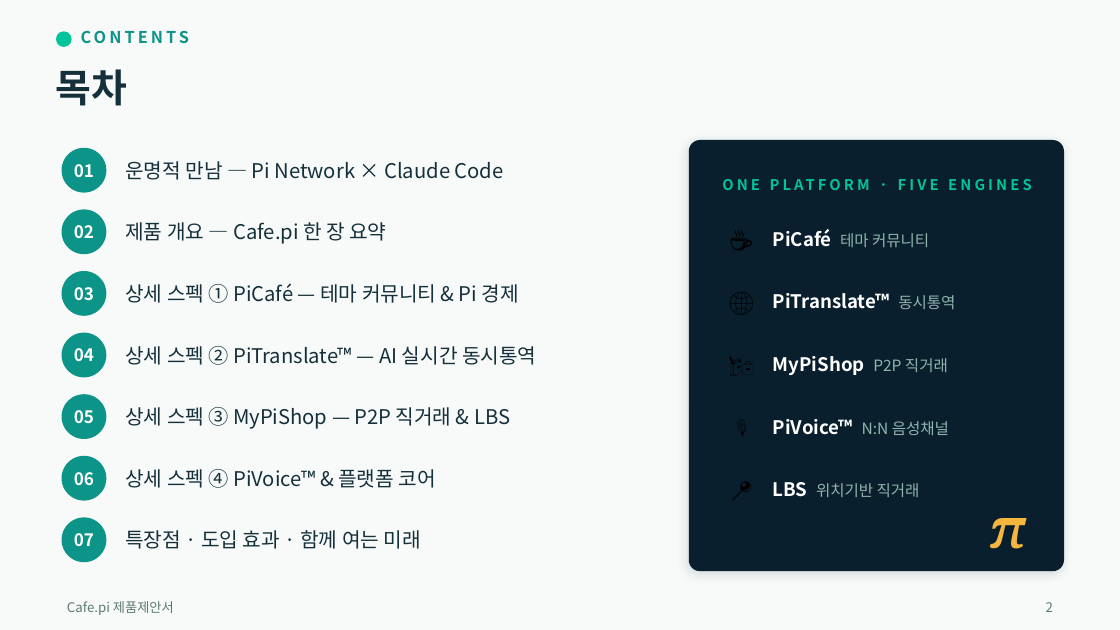
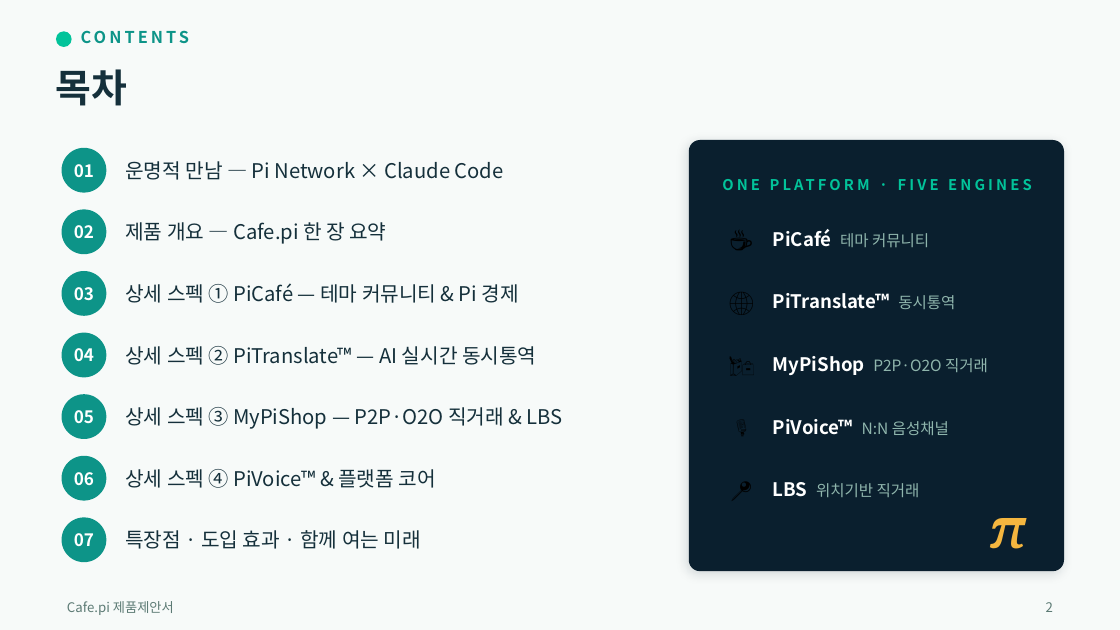
Before and after one commit to anakinwon/loginpi, a slide deck: slide 2 of docs/제품제안서.pptx. Drawn at 1120x630 pixels with LibreOffice and Linux fonts; fonts in the diff are those of the drawing. Boxes give left, top, right and bottom in pixels: in the first picture for what was removed or moved away, otherwise in the second. Text is boxed around its words. In the diff, an @@ line names an element or a change of style, - is before the commit and + after.

```diff
--- a/docs/제품제안서.pptx
+++ b/docs/제품제안서.pptx
@@ text at [773,356,988,375]: text changed; size 12 to 10 pt; text colour #FFFFFF to #8FB5AC; bold off @@
-MyPiShop P2P 직거래
+MyPiShop P2P·O2O 직거래
@@ text at [125,407,562,429]: text changed @@
-상세 스펙 ③ MyPiShop — P2P 직거래 & LBS
+상세 스펙 ③ MyPiShop — P2P·O2O 직거래 & LBS
```
Also in this commit, not shown: 7 other slides changed, 2 other files.
